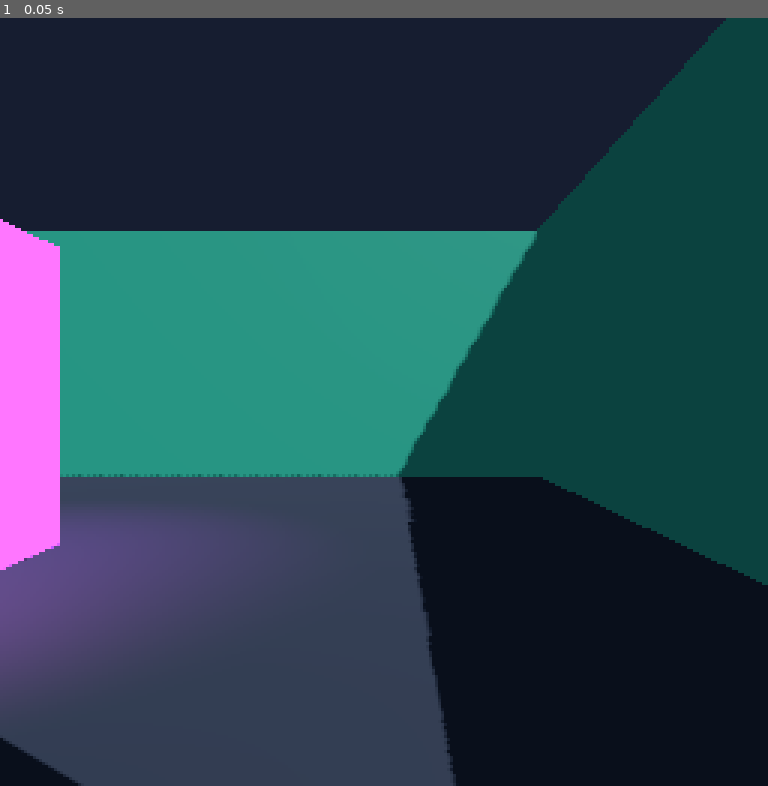
Above: before the commit, frame 1.
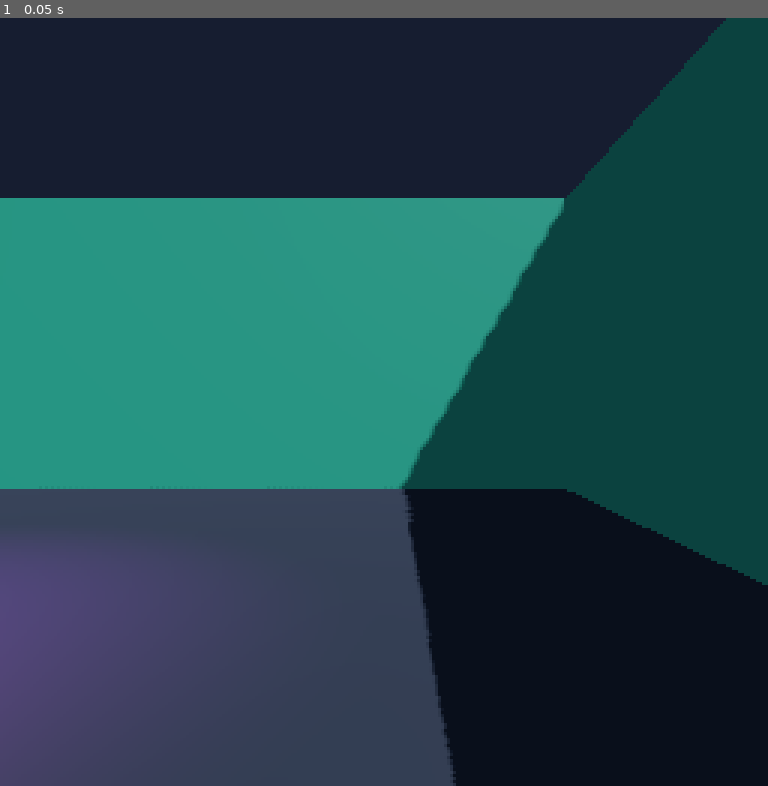
Above: after the commit, the same moment.

Repository: YG3-ai/yg3-agent-garden
Game: Godot game, scene res://world.tscn
Two runs of this game, one before a commit and one after it. Both use one fixed random seed, a clock stepped at 60 frames per second and the inputs below.
Inputs:
- Up to frame 1 (0.05 s): no input

The runs differ from the first frame. In frame 1, 9.0% of the frame differs, in the area x 0-74%, y 23-100%.

Commit message:
Resolve embodied movement in Godot

Diff:
--- a/engine/godot/world.gd
+++ b/engine/godot/world.gd
@@ -23,7 +23,7 @@
 }
 
 var output_path := ""
-var camera_x := 6.5
+var camera_x := 7.5
 var camera_z := 9.5
 var camera_yaw := 0.0
 var capture_width := 256
@@ -45,6 +45,7 @@
 	_read_arguments()
 	_build_environment()
 	_build_world()
+	_build_agent_body()
 	_build_camera()
 	if worker_port >= 0:
 		_start_worker()
@@ -198,6 +199,21 @@
 	add_child(camera)
 
 
+func _build_agent_body() -> void:
+	var body := CharacterBody3D.new()
+	body.name = "AgentBody"
+	body.position = Vector3(camera_x, 0.72, camera_z)
+	body.collision_layer = 2
+	body.collision_mask = 1
+	var collision_shape := CollisionShape3D.new()
+	var capsule := CapsuleShape3D.new()
+	capsule.radius = 0.22
+	capsule.height = 1.4
+	collision_shape.shape = capsule
+	body.add_child(collision_shape)
+	add_child(body)
+
+
 func _apply_state(state: Dictionary) -> void:
 	camera_x = float(state.get("x", camera_x))
 	camera_z = float(state.get("z", camera_z))
@@ -211,6 +227,8 @@
 	var camera := get_node("AgentCamera") as Camera3D
 	camera.position = Vector3(camera_x, 0.72, camera_z)
 	camera.rotation = Vector3(0.0, -camera_yaw - PI / 2.0, 0.0)
+	var agent_body := get_node("AgentBody") as CharacterBody3D
+	agent_body.position = Vector3(camera_x, 0.72, camera_z)
 	for station_id in STATION_COLORS.keys():
 		var color := _station_color(station_id)
 		var station := get_node("Station_%s" % station_id) as MeshInstance3D
@@ -291,6 +309,15 @@
 			response["depthRgba8Base64"] = depth["base64"]
 			response["depthMetadata"] = depth["metadata"]
 		_send_worker_response(response)
+	elif request_type == "move":
+		_apply_state(request.get("state", {}))
+		var movement := await _resolve_movement(
+			str(request.get("direction", "forward")),
+			float(request.get("distance", 0.5)),
+		)
+		movement["id"] = request_id
+		movement["ok"] = true
+		_send_worker_response(movement)
 	elif request_type == "ping":
 		_send_worker_response({"id": request_id, "ok": true, "type": "pong"})
 	elif request_type == "close":
@@ -300,6 +327,23 @@
 	else:
 		_send_worker_response({"id": request_id, "ok": false, "error": "unknown_request"})
 	worker_busy = false
+
+
+func _resolve_movement(direction: String, distance: float) -> Dictionary:
+	await get_tree().physics_frame
+	var body := get_node("AgentBody") as CharacterBody3D
+	var heading := camera_yaw + (PI if direction == "backward" else 0.0)
+	var amount := clampf(distance, 0.05, 1.0)
+	var motion := Vector3(cos(heading) * amount, 0.0, sin(heading) * amount)
+	var before := body.position
+	var collision := body.move_and_collide(motion)
+	var travelled := Vector2(body.position.x - before.x, body.position.z - before.z).length()
+	return {
+		"x": body.position.x,
+		"z": body.position.z,
+		"travelled": travelled,
+		"collided": collision != null,
+	}
 
 
 func _send_worker_response(response: Dictionary) -> void:
Not shown, changed: AGENTS.md
Not shown, changed: README.md
Not shown, changed: RESULTS.md
Not shown, changed: VISION.md
Not shown, changed: src/control-godot.mjs
Not shown, changed: src/control.mjs
Not shown, changed: src/godot-smoke.mjs
Not shown, changed: src/godot.mjs
Not shown, changed: src/mcp.mjs
Not shown, changed: src/renderer.mjs
Not shown, changed: src/world.mjs
Not shown, changed: test/control.test.mjs
